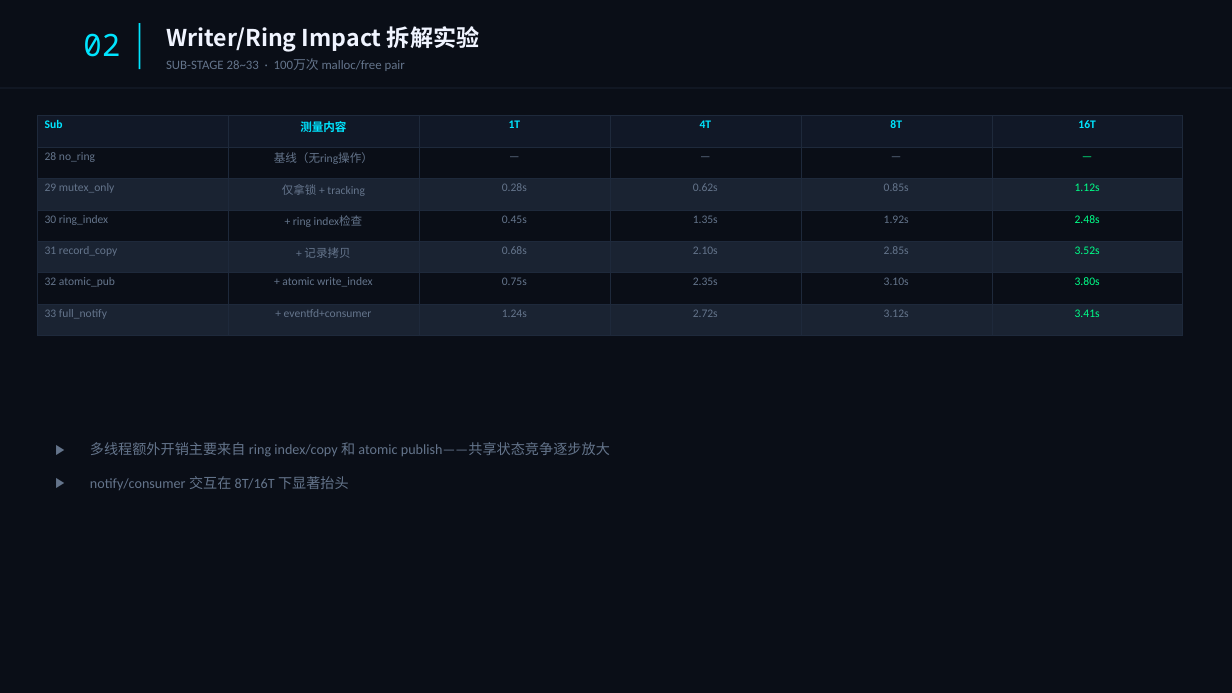
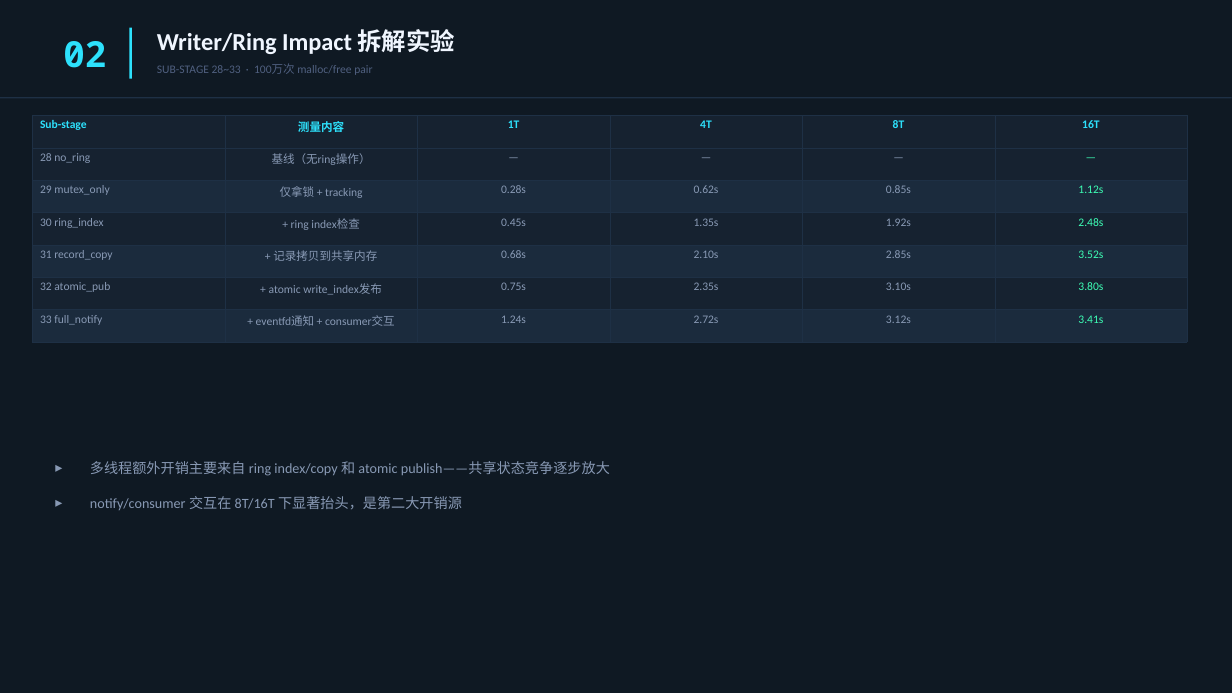
Before and after one commit to YiChiChen1106/Nativehook_linux_planb, a slide deck: slide 3 of presentation/native_hook_progress_2026-06-05.pptx. Drawn at 1232x693 pixels with LibreOffice and Linux fonts; fonts in the diff are those of the drawing. Boxes give left, top, right and bottom in pixels: in the first picture for what was removed or moved away, otherwise in the second. Text is boxed around its words. In the diff, an @@ line names an element or a change of style, - is before the commit and + after.

```diff
--- a/presentation/native_hook_progress_2026-06-05.pptx
+++ b/presentation/native_hook_progress_2026-06-05.pptx
@@ background #0A0E17 to #0F1923 @@
@@ text "02" at (x1=63, y1=41, x2=106, y2=68): size 24 to 28 pt, text colour #00E5FF to #2DE1FC, bold on @@
@@ rectangle resized from (x1=139, y1=23, x2=140, y2=69) to (x1=129, y1=28, x2=132, y2=79) @@
@@ rectangle at (x1=129, y1=28, x2=132, y2=79): fill #00E5FF to #2DE1FC @@
@@ text "Writer/Ring Impact 拆解实验" moved from (x1=166, y1=26, x2=479, y2=51) to (x1=157, y1=29, x2=455, y2=54) @@
@@ text "Writer/Ring Impact 拆解实验" at (x1=157, y1=29, x2=455, y2=54): size 18 to 19 pt, font Noto Sans CJK SC to Calibri, text colour #F0F4FF to #F0F6FF @@
@@ text "SUB-STAGE 28~33 · 100万次 malloc/free ..." moved from (x1=166, y1=59, x2=405, y2=71) to (x1=157, y1=63, x2=372, y2=75) @@
@@ text "SUB-STAGE 28~33 · 100万次 malloc/free ..." at (x1=157, y1=63, x2=372, y2=75): size 10 to 9 pt, text colour #64748B to #506080 @@
@@ rectangle moved from (x1=0, y1=88, x2=1232, y2=89) to (x1=0, y1=97, x2=1232, y2=98) @@
@@ rectangle at (x1=0, y1=97, x2=1232, y2=98): fill #1E293B to #1E3045 @@
@@ table at (x1=32, y1=116, x2=1186, y2=330) @@
-row 1, column 1: Sub
+row 1, column 1: Sub-stage
-row 5, column 2: + 记录拷贝
+row 5, column 2: + 记录拷贝到共享内存
-row 6, column 2: + atomic write_index
+row 6, column 2: + atomic write_index发布
-row 7, column 2: + eventfd+consumer
+row 7, column 2: + eventfd通知 + consumer交互
@@ fill #111827 to #162230 in row 1 @@
@@ fill #0A0E17 to #162230 in 18 cells @@
@@ fill #1A2332 to #1B2B3D in 18 cells @@
@@ text colour #00E5FF to #2DE1FC in "测量内容", "1T", "4T", "8T" and 1 more places @@
@@ text colour #64748B to #8899B4 in "28 no_ring", "基线（无ring操作）", "—", "—" and 23 more places @@
@@ text colour #00FF88 to #3DFCB4 in "—", "1.12s", "2.48s", "3.52s" and 2 more places @@
@@ borders changed @@
@@ table resized from (x1=37, y1=116, x2=1185, y2=323) to (x1=32, y1=116, x2=1186, y2=330) @@
@@ text "多线程额外开销主要来自 ring index/copy 和 atomic ..." moved from (x1=90, y1=442, x2=610, y2=490) to (x1=90, y1=461, x2=610, y2=510) @@
@@ text at (x1=90, y1=461, x2=610, y2=476): text colour #64748B to #8899B4 in "多线程额外开销主要来自 ring index/copy 和 atomic publish——共享状态竞争逐步放大"; bullet ▶ to ▸; more space between paragraphs @@
@@ text at (x1=90, y1=496, x2=462, y2=510): text changed; text colour #64748B to #8899B4 @@
-▶ notify/consumer 交互在 8T/16T 下显著抬头
+▸ notify/consumer 交互在 8T/16T 下显著抬头，是第二大开销源
```
Also in this commit, not shown: 9 other slides changed, 1 other file.
